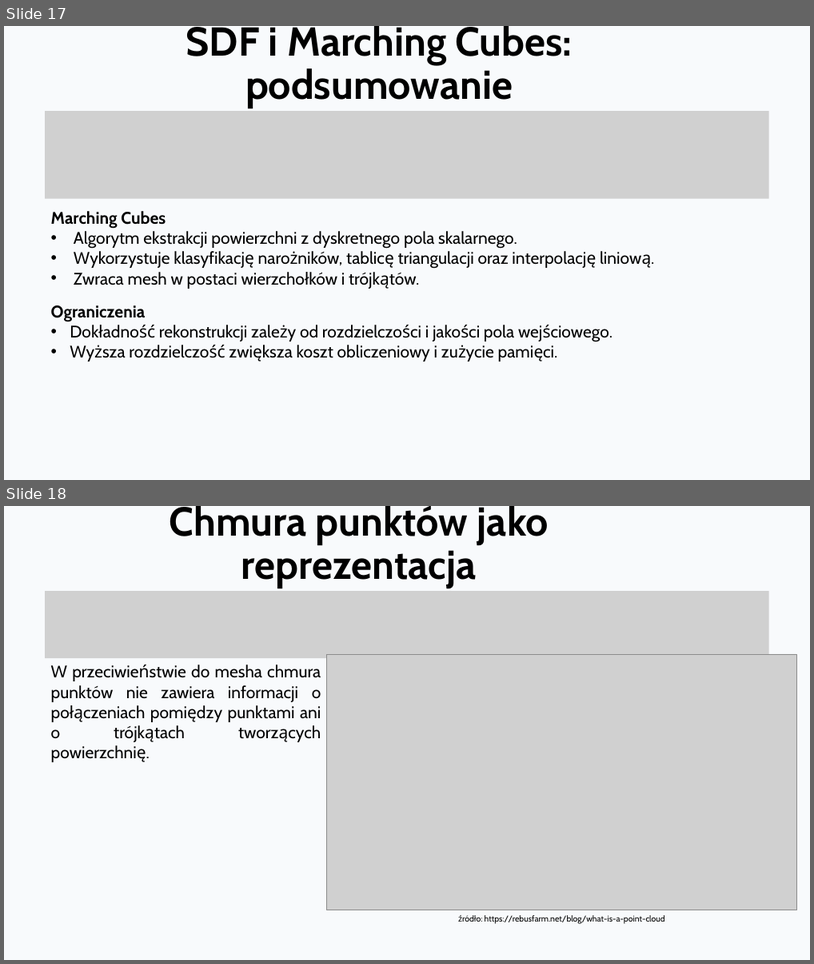
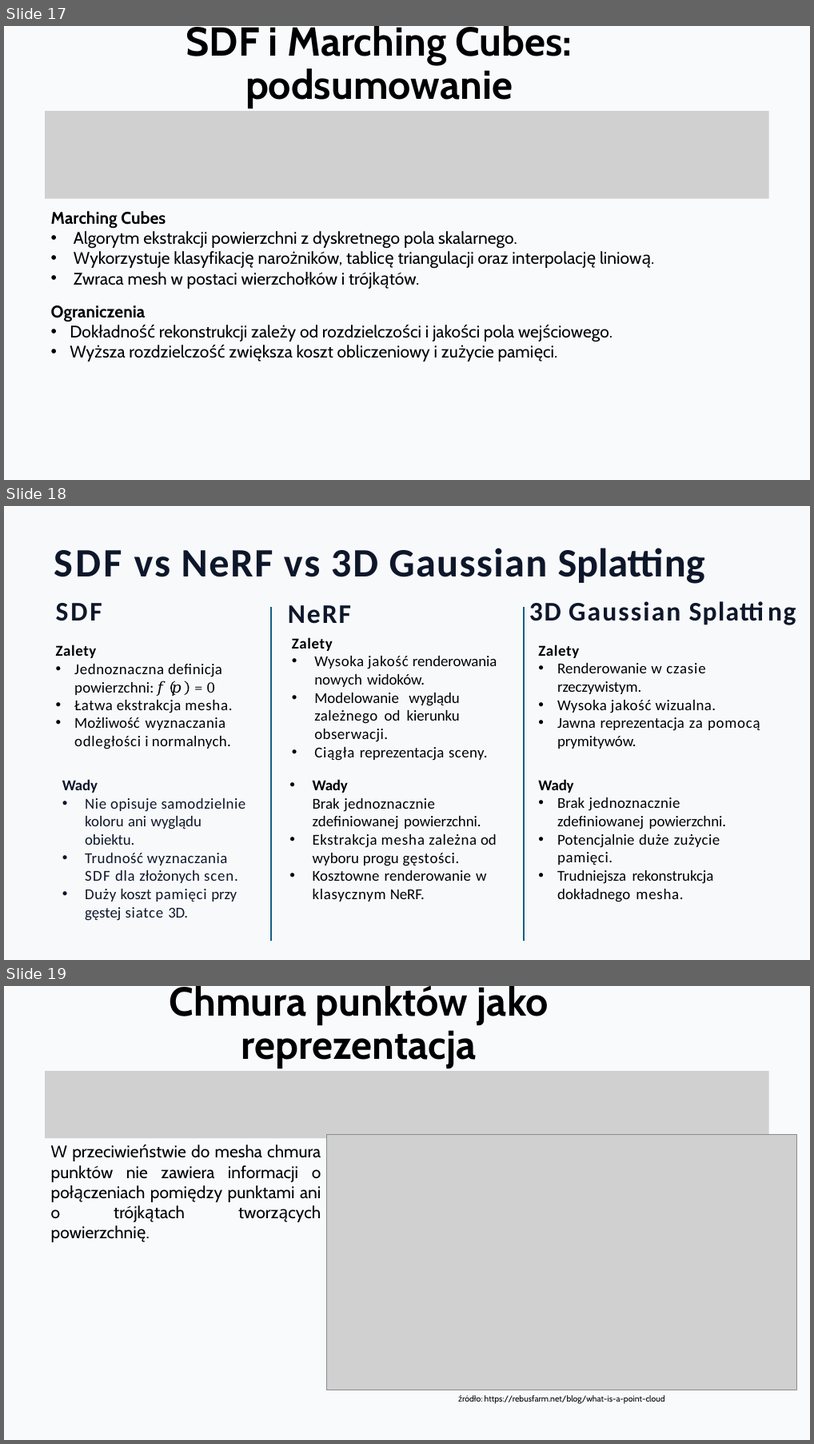
Before and after one commit to KajetanOzog/lab_6, a slide deck: prezentacja.pptx. Shown one above the other, each under a label of ours: slides 17 and 18 before the commit, slides 17, 18 and 19 after it. The pictures are 814x964 and 814x1444 pixels, drawn with LibreOffice and Linux fonts; fonts in the diff are those of the drawing; grey boxes stand for pictures. Boxes give left, top, right and bottom in pixels: in the first picture for what was removed or moved away, otherwise in the second. Text is boxed around its words. In the diff, an @@ line names an element or a change of style, - is before the commit and + after.

```diff
--- a/prezentacja.pptx
+++ b/prezentacja.pptx
@@ slide 18 added at (x1=4, y1=506, x2=810, y2=960), background #FFFFFF @@
@@ freeform shape added at (x1=4, y1=506, x2=810, y2=960), fill #F8F9FB @@
@@ title added at (x1=54, y1=548, x2=706, y2=584), 48 pt, text #0E172A, bold @@
+SDF vs NeRF vs 3D Gaussian Splatting
@@ text added at (x1=530, y1=601, x2=761, y2=748), 18 pt, text #000000 @@
+3D Gaussian Splatting
+Zalety
+• Renderowanie w czasie rzeczywistym.
+• Wysoka jakość wizualna.
+• Jawna reprezentacja za pomocą
+prymitywów.
@@ text added at (x1=56, y1=603, x2=232, y2=749), 18 pt, text #000000 @@
+SDF
+Zalety
+• Jednoznaczna definicja powierzchni: 𝑓 𝑝 = 0
+• Łatwa ekstrakcja mesha.
+• Możliwość wyznaczania
+odległości i normalnych.
@@ freeform shape added at (x1=271, y1=607, x2=271, y2=940), outline #155F82 1.5 pt @@
@@ text added at (x1=288, y1=605, x2=351, y2=651), 18 pt, text #000000, bold @@
+NeRF
+Zalety
@@ freeform shape added at (x1=524, y1=607, x2=524, y2=940), outline #155F82 1.5 pt @@
@@ text added at (x1=314, y1=656, x2=498, y2=760), 18 pt, text #000000 @@
+• Wysoka jakość renderowania
+nowych widoków.
+• Modelowanie wyglądu zależnego od kierunku obserwacji.
+• Ciągła reprezentacja sceny.
@@ freeform shape added at (x1=170, y1=681, x2=189, y2=695), fill #000000 @@
@@ text added at (x1=62, y1=779, x2=246, y2=920), 18 pt, text #0E172A @@
+Wady
+• Nie opisuje samodzielnie koloru ani wyglądu obiektu.
+• Trudność wyznaczania
+SDF dla złożonych scen.
+• Duży koszt pamięci przy gęstej siatce 3D.
@@ text added at (x1=313, y1=779, x2=497, y2=901), 18 pt, text #000000 @@
+• Wady
+Brak jednoznacznie zdefiniowanej powierzchni.
+• Ekstrakcja mesha zależna od wyboru progu gęstości.
+• Kosztowne renderowanie w
+klasycznym NeRF.
@@ text added at (x1=538, y1=779, x2=726, y2=902), 18 pt, text #000000 @@
+Wady
+• Brak jednoznacznie
+zdefiniowanej powierzchni.
+• Potencjalnie duże zużycie pamięci.
+• Trudniejsza rekonstrukcja
+dokładnego mesha.
@@ what was slide 18 is now slide 19 @@
```
Also in this commit, not shown: 1 other file.
